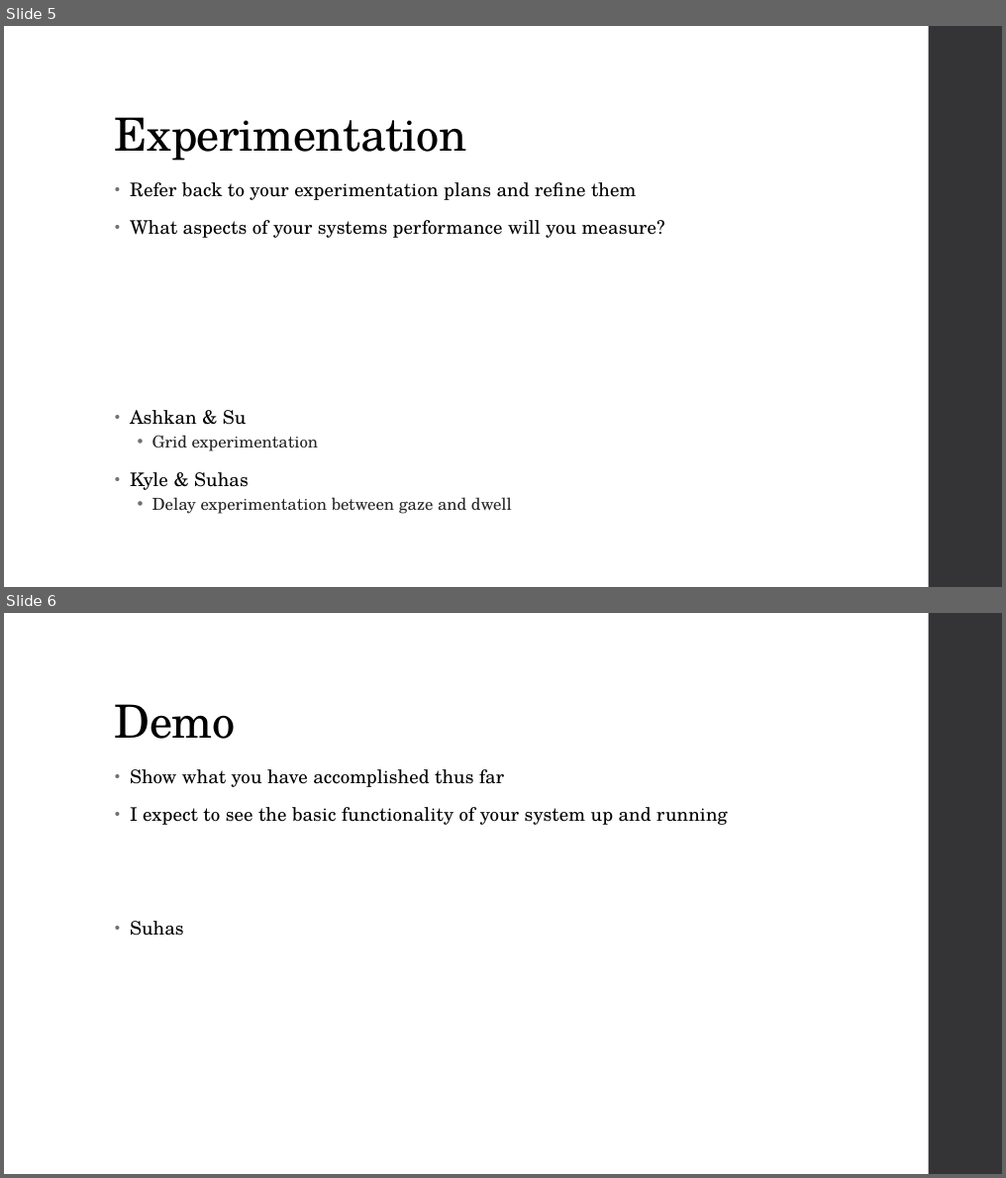
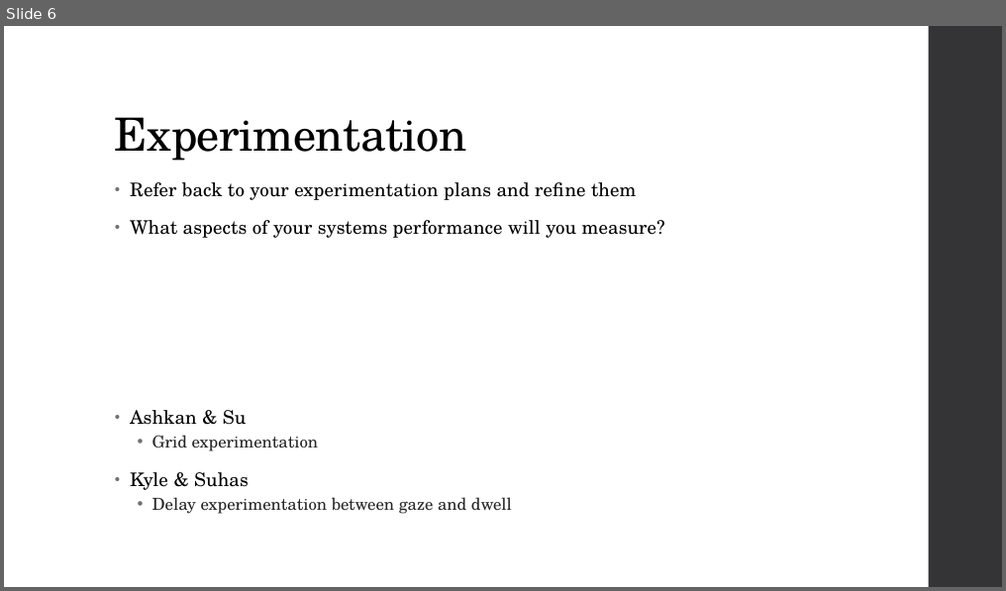
Before and after one commit to diederichk/StepCounter, a slide deck: MidtermPresentation/Diederich_MidtermPresentation.pptx. Shown one above the other, each under a label of ours: slides 5 and 6 before the commit, slide 6 after it. The pictures are 1006x1178 and 1006x591 pixels, drawn with LibreOffice and Linux fonts; fonts in the diff are those of the drawing. Boxes give left, top, right and bottom in pixels: in the first picture for what was removed or moved away, otherwise in the second. Text is boxed around its words. In the diff, an @@ line names an element or a change of style, - is before the commit and + after.

```diff
--- a/MidtermPresentation/Diederich_MidtermPresentation.pptx
+++ b/MidtermPresentation/Diederich_MidtermPresentation.pptx
@@ slide 6 removed at (x1=4, y1=613, x2=1002, y2=1174), background #FFFFFF; not listed: 1 template element that a slide beside it also shows @@
@@ title removed at (x1=115, y1=704, x2=236, y2=739) @@
-Demo
@@ text removed at (x1=130, y1=769, x2=728, y2=936) @@
-• Show what you have accomplished thus far
-• I expect to see the basic functionality of your system up and running
-• Suhas
@@ what was slide 5 is now slide 6 @@
```
Also in this commit, not shown: 2 slides changed, 1 slide added, 4 other files.
